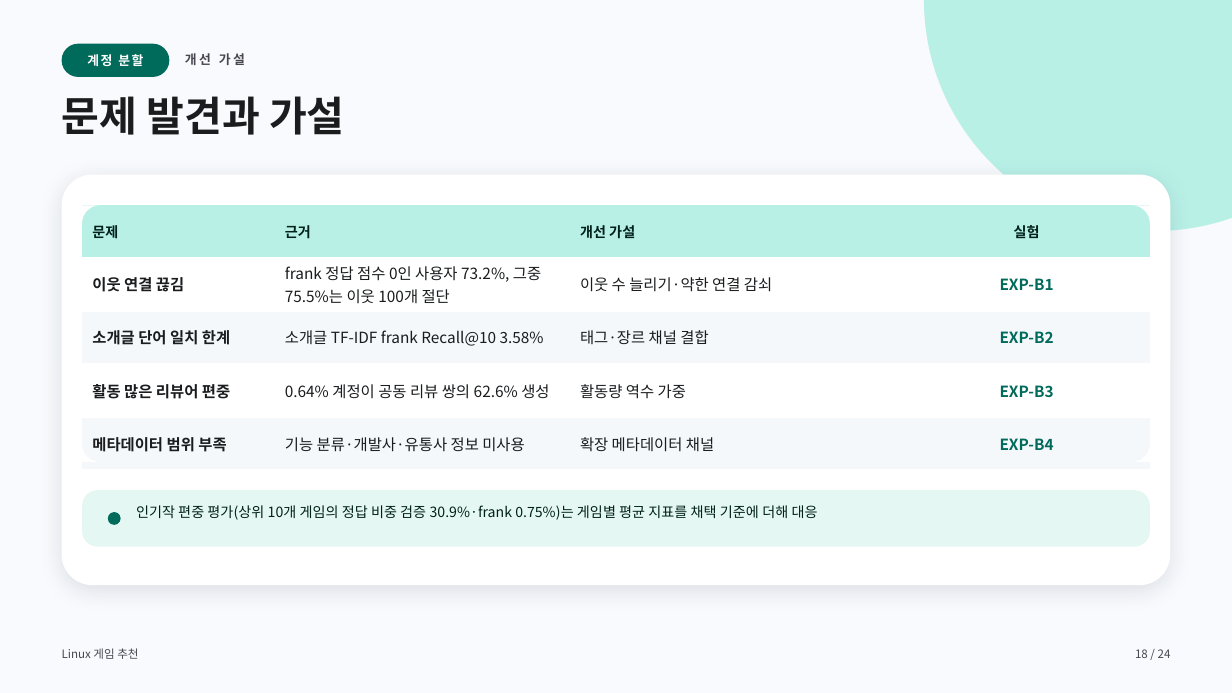
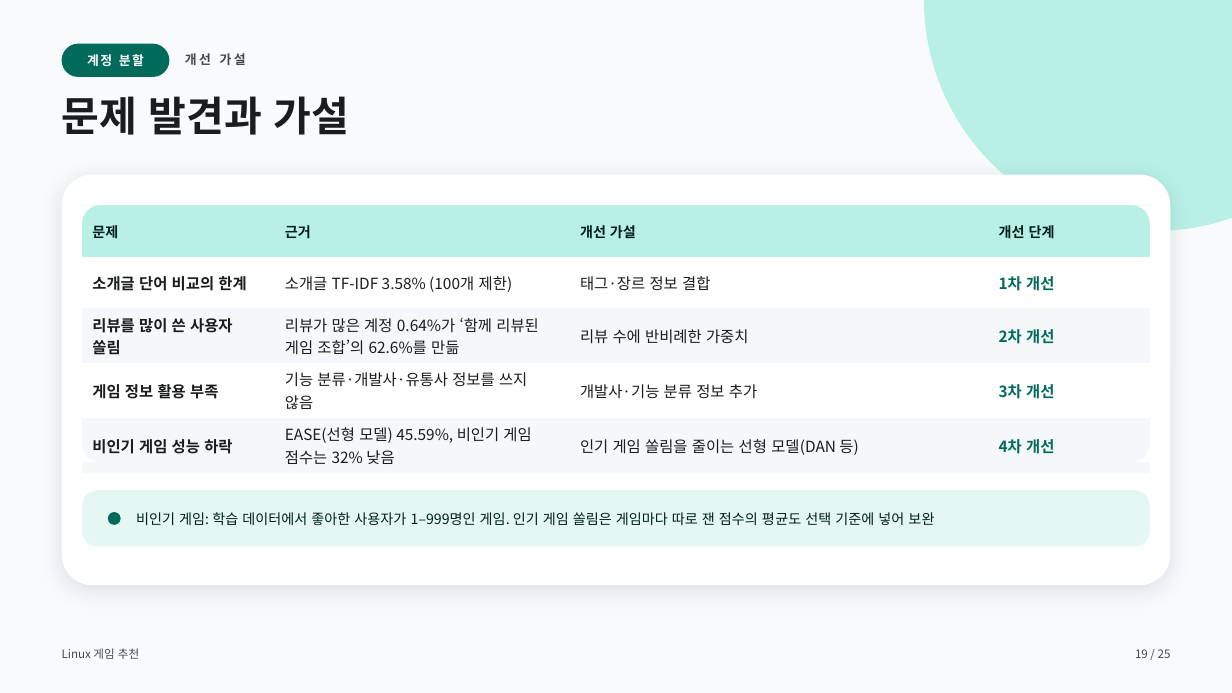
Before and after one commit to jinSeong-P/ML-game-recommendation, a slide deck: slide 19 of presentation/ML-game-recommendation-final.pptx (slide 18 before the commit). Drawn at 1232x693 pixels with LibreOffice and Linux fonts; fonts in the diff are those of the drawing. Boxes give left, top, right and bottom in pixels: in the first picture for what was removed or moved away, otherwise in the second. Text is boxed around its words. In the diff, an @@ line names an element or a change of style, - is before the commit and + after.

```diff
--- a/presentation/ML-game-recommendation-final.pptx
+++ b/presentation/ML-game-recommendation-final.pptx
@@ table at [82, 205, 1150, 468] @@
-row 1, column 4: 실험
+row 1, column 4: 개선 단계
-row 2: 이웃 연결 끊김 | frank 정답 점수 0인 사용자 73.2%, 그중 75.5%는 이웃 100개 절단 | 이웃 수 늘리기·약한 연결 감쇠 | EXP-B1
+row 2: 소개글 단어 비교의 한계 | 소개글 TF-IDF 3.58% (100개 제한) | 태그·장르 정보 결합 | 1차 개선
-row 3: 소개글 단어 일치 한계 | 소개글 TF-IDF frank Recall@10 3.58% | 태그·장르 채널 결합 | EXP-B2
+row 3: 리뷰를 많이 쓴 사용자 쏠림 | 리뷰가 많은 계정 0.64%가 ‘함께 리뷰된 게임 조합’의 62.6%를 만듦 | 리뷰 수에 반비례한 가중치 | 2차 개선
-row 4: 활동 많은 리뷰어 편중 | 0.64% 계정이 공동 리뷰 쌍의 62.6% 생성 | 활동량 역수 가중 | EXP-B3
+row 4: 게임 정보 활용 부족 | 기능 분류·개발사·유통사 정보를 쓰지 않음 | 개발사·기능 분류 정보 추가 | 3차 개선
-row 5: 메타데이터 범위 부족 | 기능 분류·개발사·유통사 정보 미사용 | 확장 메타데이터 채널 | EXP-B4
+row 5: 비인기 게임 성능 하락 | EASE(선형 모델) 45.59%, 비인기 게임 점수는 32% 낮음 | 인기 게임 쏠림을 줄이는 선형 모델(DAN 등) | 4차 개선
@@ text "비인기 게임: 학습 데이터에서 좋아한 ..." at [136, 512, 934, 525]: vertical alignment top to middle @@
@@ text at [136, 512, 934, 525]: text changed @@
-인기작 편중 평가(상위 10개 게임의 정답 비중 검증 30.9%·frank 0.75%)는 게임별 평균 지표를 채택 기준에 더해 대응
+비인기 게임: 학습 데이터에서 좋아한 사용자가 1–999명인 게임. 인기 게임 쏠림은 게임마다 따로 잰 점수의 평균도 선택 기준에 넣어 보완
@@ text at [1135, 649, 1171, 658]: text changed @@
-18 / 24
+19 / 25
```
Also in this commit, not shown: 16 other slides changed, 8 slides added, 7 slides removed, 1 other file.
